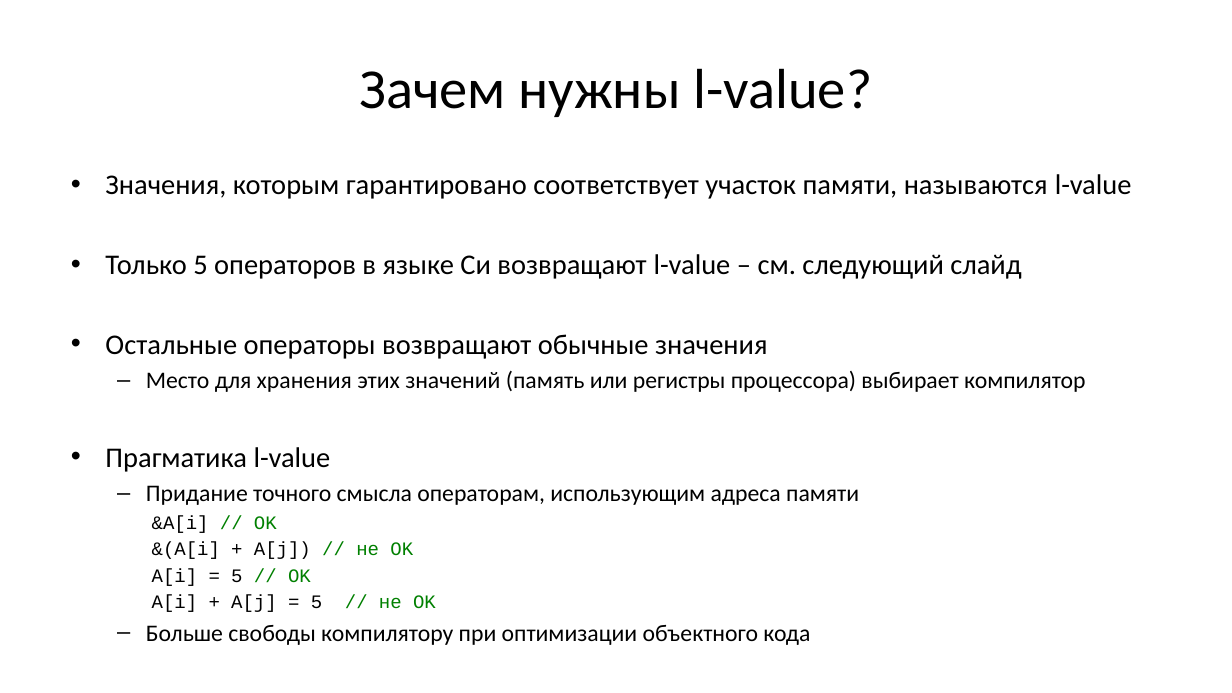
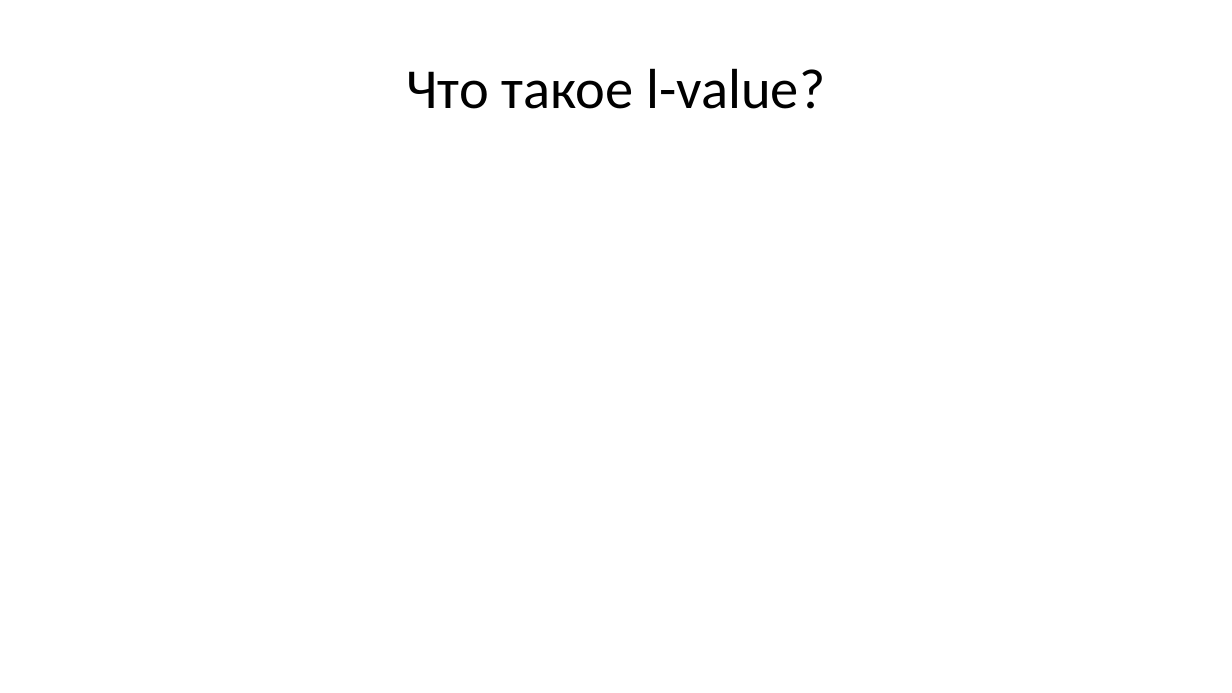
Before and after one commit to Evgueni-Petrov-aka-espetrov/Algorithms-and-Programming-in-C-pptx, a slide deck: slide 34 of 04 Выражения.pptx (slide 8 before the commit). Drawn at 1232x693 pixels with LibreOffice and Linux fonts; fonts in the diff are those of the drawing. Boxes give left, top, right and bottom in pixels: in the first picture for what was removed or moved away, otherwise in the second. Text is boxed around its words. In the diff, an @@ line names an element or a change of style, - is before the commit and + after.

```diff
--- a/04 Выражения.pptx
+++ b/04 Выражения.pptx
@@ title at bbox=[407, 68, 825, 109]: text changed @@
-Зачем нужны l-value?
+Что такое l-value?
@@ text removed at bbox=[105, 174, 1132, 612] @@
-• Значения, которым гарантировано соответствует участок памяти, называются l-value
-• Только 5 операторов в языке Си возвращают l-value – см. следующий слайд
-• Остальные операторы возвращают обычные значения
-  – Место для хранения этих значений (память или регистры процессора) выбирает компилятор
-• Прагматика l-value
-  – Придание точного смысла операторам, использующим адреса памяти
-    &A[i] // OK
-    &(A[i] + A[j]) // не OK
-    A[i] = 5 // OK
-    A[i] + A[j] = 5 // не OK
-  – Больше свободы компилятору при оптимизации объектного кода
```
Also in this commit, not shown: 15 other slides changed, 68 slides added, 1 slide removed.
